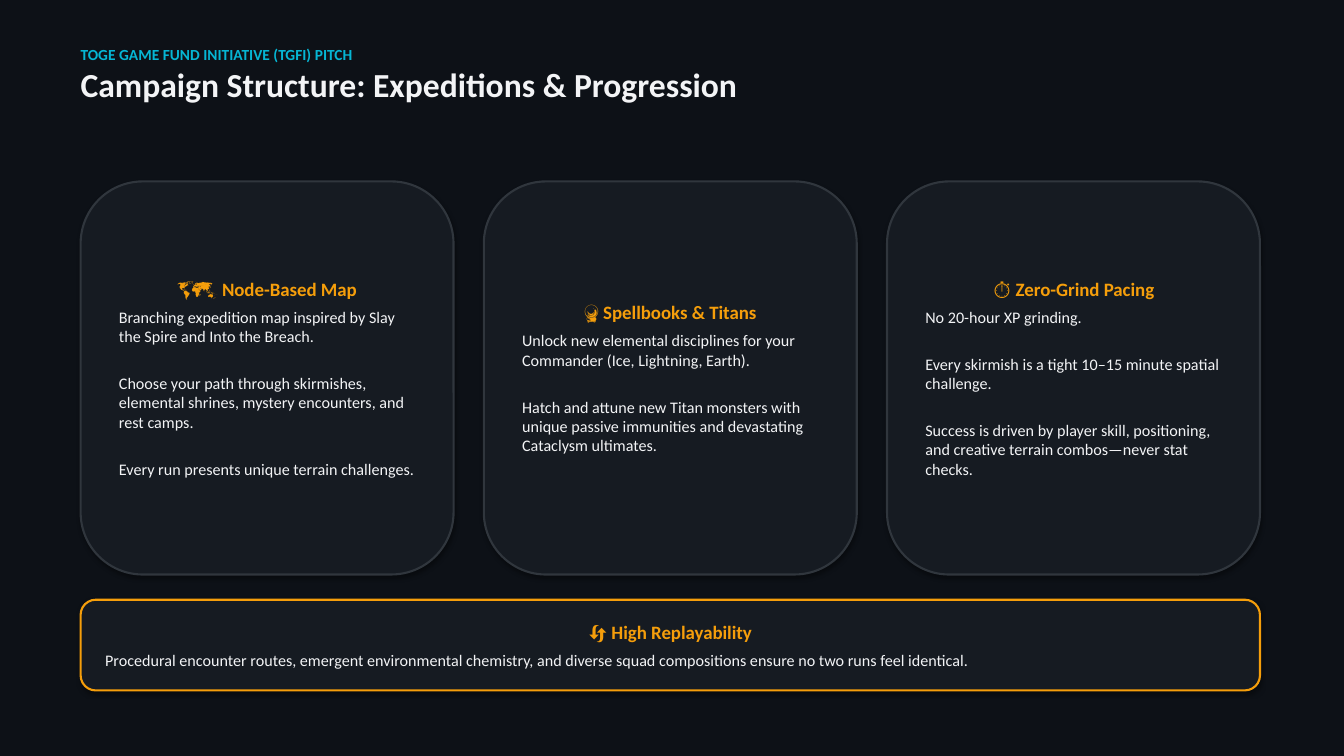
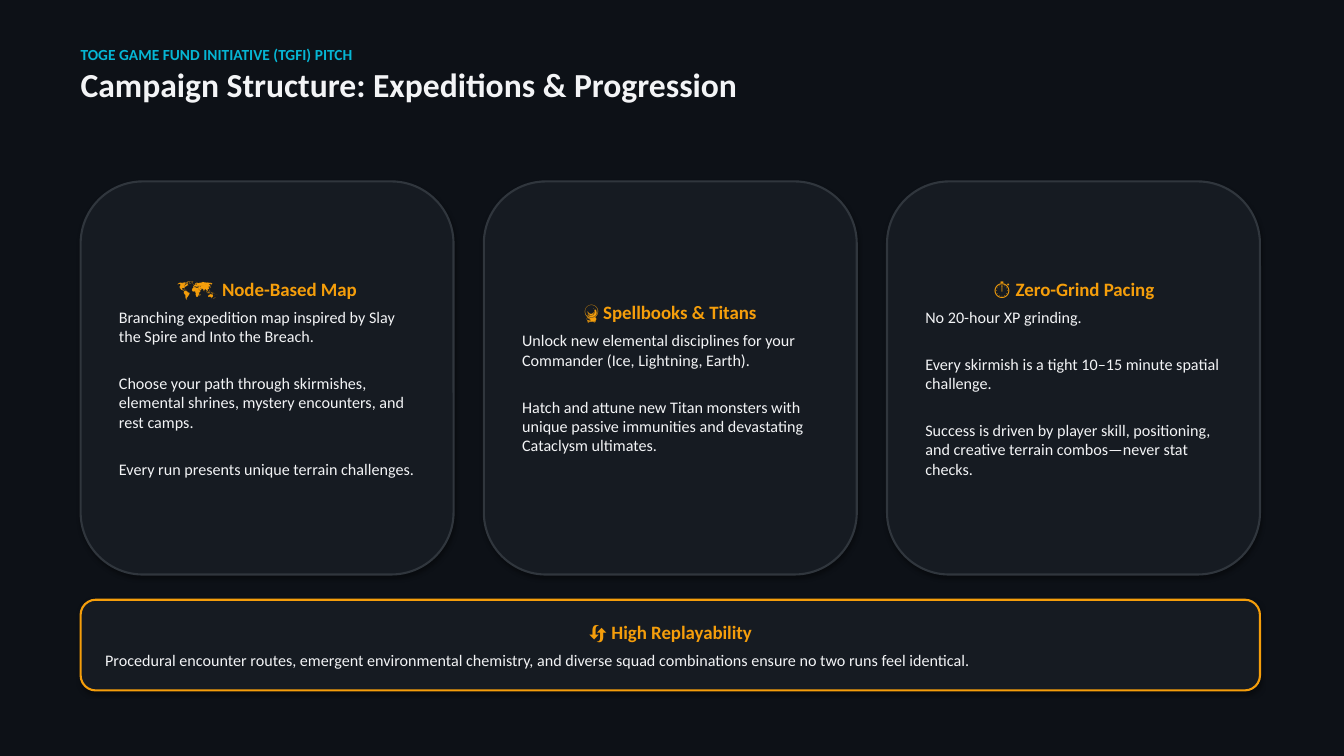
Before and after one commit to HackerMan998/ElementalHexTactics3D, a slide deck: slide 7 of ElementalHexTactics_PitchDeck.pptx. Drawn at 1344x756 pixels with LibreOffice and Linux fonts; fonts in the diff are those of the drawing. Boxes give left, top, right and bottom in pixels: in the first picture for what was removed or moved away, otherwise in the second. Text is boxed around its words. In the diff, an @@ line names an element or a change of style, - is before the commit and + after.

```diff
--- a/ElementalHexTactics_PitchDeck.pptx
+++ b/ElementalHexTactics_PitchDeck.pptx
@@ text in rounded rectangle at <box>105,654,969,669</box>: text changed @@
-Procedural encounter routes, emergent environmental chemistry, and diverse squad compositions ensure no two runs feel identical.
+Procedural encounter routes, emergent environmental chemistry, and diverse squad combinations ensure no two runs feel identical.
```
Also in this commit, not shown: 3 other slides changed, 4 other files.
